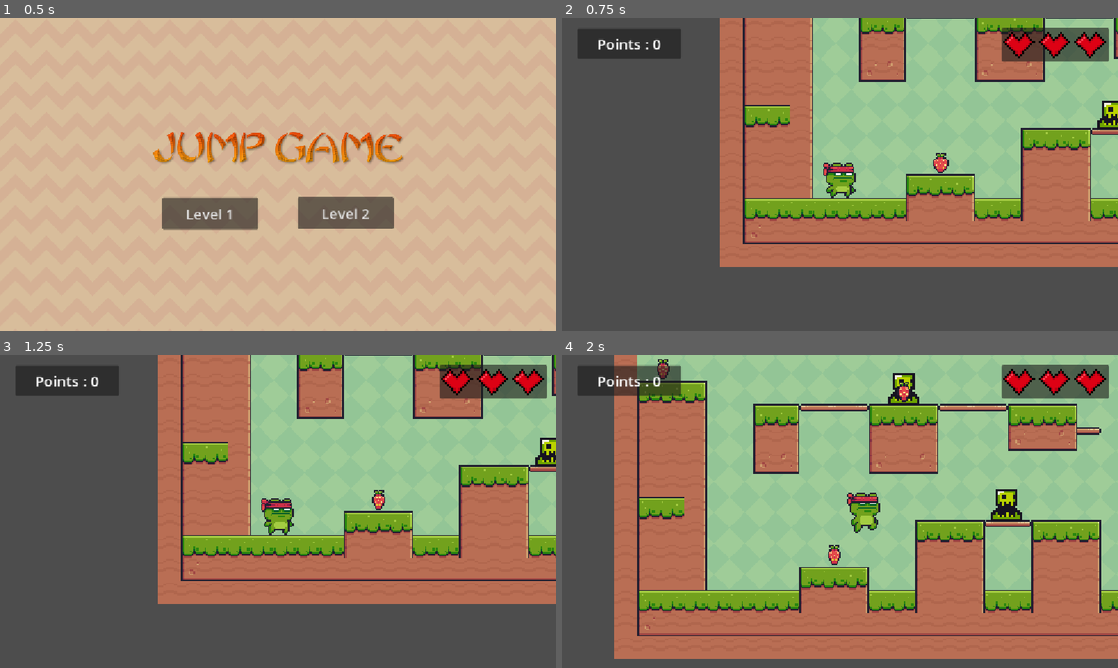
Above: before the commit, frames 1-4 (two rows, left to right).
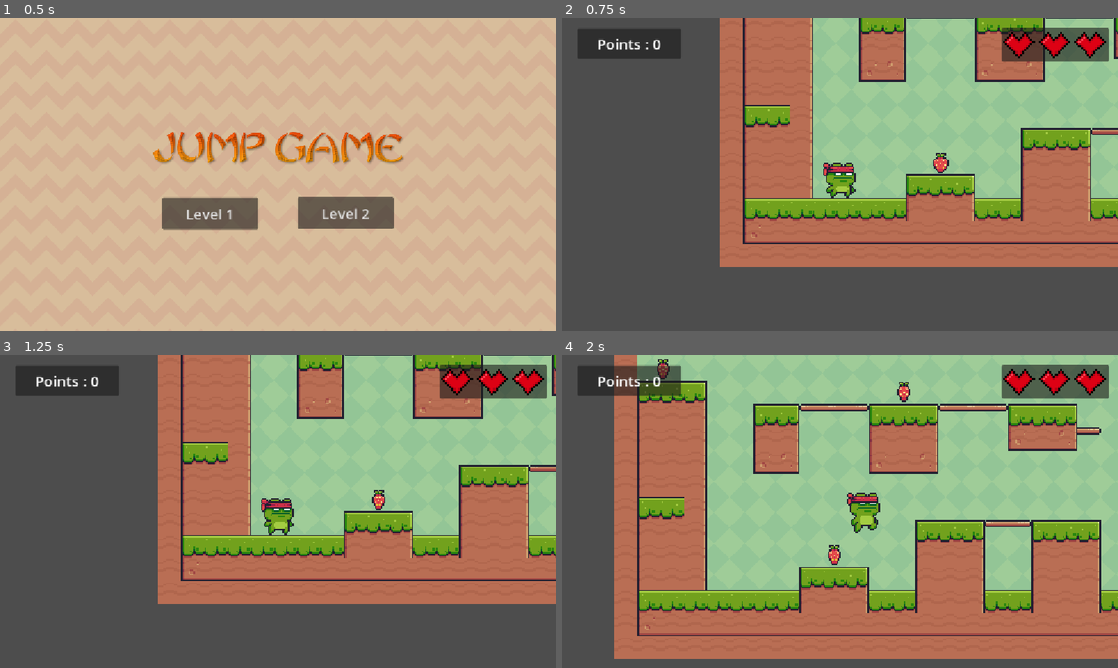
Above: after the commit, the same moments.

Repository: AbbYassine/My_Second
Game: Godot game, scene res://scenes/main_menu.tscn
Same seed, same stepped clock (60 frames per second), same inputs: the game is played once before the commit and once after it.
Inputs:
- Up to frame 1 (0.5 s): no input
- Up to frame 2 (0.75 s): click "Level 1" at 0.5 s
- Up to frame 3 (1.25 s): no input
- Up to frame 4 (2 s): hold D (move_right) from 1.28 s (still down); tap Space (jump) at 1.52 s

Frame 1 is identical in both runs. In frame 2, 0.3% of the frame differs, in the area x 96-100%, y 26-36%; in frame 3, 0.3%; in frame 4, 0.7%, in the area x 58-83%, y 5-53%.

Commit message:
added a way to kill the slimes but then destroyed them
Fuck ts

Diff:
--- a/scenes/kill_zone.tscn
+++ b/scenes/kill_zone.tscn
@@ -1,10 +1,24 @@
 [gd_scene format=3 uid="uid://qaowblj2g3dh"]
 
-[ext_resource type="Script" uid="uid://bn5reemrb5t05" path="res://scripts/area_2d.gd" id="1_kebdr"]
+[sub_resource type="GDScript" id="GDScript_5csqv"]
+script/source = "extends Area2D
+
+@onready var timer: Timer = $Timer
+
+
+
+func _on_body_entered(body: Node2D) -> void:
+	print(\"You have died\")
+	timer.start()
+
+
+func _on_timer_timeout() -> void:
+	get_tree().reload_current_scene()
+"
 
 [node name="killZone" type="Area2D" unique_id=1127226179]
 collision_mask = 2
-script = ExtResource("1_kebdr")
+script = SubResource("GDScript_5csqv")
 
 [node name="Timer" type="Timer" parent="." unique_id=212214945]
 wait_time = 0.6
--- a/scenes/level1.tscn
+++ b/scenes/level1.tscn
@@ -10,7 +10,6 @@
 [ext_resource type="PackedScene" uid="uid://c30n1oe87vte3" path="res://scenes/end_tropphy.tscn" id="8_i8kv5"]
 [ext_resource type="PackedScene" uid="uid://b2o1nnd6qqc7g" path="res://scenes/level2.tscn" id="9_conm7"]
 [ext_resource type="Texture2D" uid="uid://c3jw1560vq60r" path="res://assets/Other/Heart.png" id="10_d3jkd"]
-[ext_resource type="PackedScene" uid="uid://dur17wdst37vx" path="res://scenes/slime.tscn" id="11_u3awl"]
 
 [sub_resource type="TileSetAtlasSource" id="TileSetAtlasSource_sugp2"]
 texture = ExtResource("3_d3jkd")
@@ -309,17 +308,6 @@
 position_smoothing_enabled = true
 position_smoothing_speed = 7.0
 
-[node name="Slimes" type="Node" parent="SceneObjects" unique_id=577688205]
-
-[node name="Slime" parent="SceneObjects/Slimes" unique_id=929235427 instance=ExtResource("11_u3awl")]
-position = Vector2(766, 380)
-
-[node name="Slime2" parent="SceneObjects/Slimes" unique_id=1528648391 instance=ExtResource("11_u3awl")]
-position = Vector2(553, 140)
-
-[node name="Slime3" parent="SceneObjects/Slimes" unique_id=407907056 instance=ExtResource("11_u3awl")]
-position = Vector2(1793, 91)
-
 [node name="collectables" type="Node" parent="SceneObjects" unique_id=1688253590]
 
 [node name="StrawBerrie" parent="SceneObjects/collectables" unique_id=620352565 instance=ExtResource("5_2ku1j")]
--- a/scenes/slime.tscn
+++ b/scenes/slime.tscn
@@ -1,7 +1,7 @@
 [gd_scene format=3 uid="uid://dur17wdst37vx"]
 
 [ext_resource type="Texture2D" uid="uid://cpt6huwi0vs76" path="res://assets/Other/slime_green.png" id="1_371uh"]
-[ext_resource type="Script" uid="uid://kblor4o3nuua" path="res://scripts/ennemies_kill_zone.gd" id="2_p2gj0"]
+[ext_resource type="Script" uid="uid://owo0rv68du44" path="res://scripts/slime.gd" id="1_p2gj0"]
 
 [sub_resource type="AtlasTexture" id="AtlasTexture_p2gj0"]
 atlas = ExtResource("1_371uh")
@@ -39,14 +39,11 @@
 "speed": 7.0
 }]
 
-[sub_resource type="RectangleShape2D" id="RectangleShape2D_gstla"]
-size = Vector2(23, 33)
-
 [sub_resource type="RectangleShape2D" id="RectangleShape2D_n6pvg"]
 size = Vector2(30, 36)
 
-[node name="Slime" type="CharacterBody2D" unique_id=297487336]
-scale = Vector2(1.5, 1.5)
+[node name="Slime" type="Node" unique_id=364290294]
+script = ExtResource("1_p2gj0")
 
 [node name="AnimatedSprite2D" type="AnimatedSprite2D" parent="." unique_id=500973075]
 texture_filter = 1
@@ -55,16 +52,11 @@
 autoplay = "default"
 frame_progress = 0.8252166
 
-[node name="CollisionShape2D" type="CollisionShape2D" parent="." unique_id=1932104994]
-position = Vector2(-0.5, 19.5)
-shape = SubResource("RectangleShape2D_gstla")
-
 [node name="ennemies_KillZone" type="Area2D" parent="." unique_id=1676297701]
 collision_mask = 2
-script = ExtResource("2_p2gj0")
 
-[node name="CollisionShape2D" type="CollisionShape2D" parent="ennemies_KillZone" unique_id=718035570]
+[node name="death ennemy" type="CollisionShape2D" parent="ennemies_KillZone" unique_id=718035570]
 position = Vector2(-0.3333335, 18)
 shape = SubResource("RectangleShape2D_n6pvg")
 
-[connection signal="body_entered" from="ennemies_KillZone" to="ennemies_KillZone" method="_on_body_entered"]
+[connection signal="body_entered" from="ennemies_KillZone" to="." method="_on_ennemies_kill_zone_body_entered"]
--- a/scripts/area_2d.gd
+++ /dev/null
@@ -1,13 +0,0 @@
-extends Area2D
-
-@onready var timer: Timer = $Timer
-
-
-
-func _on_body_entered(body: Node2D) -> void:
-	print("You have died")
-	timer.start()
-
-
-func _on_timer_timeout() -> void:
-	get_tree().reload_current_scene()
--- a/scripts/ennemies_kill_zone.gd
+++ b/scripts/ennemies_kill_zone.gd
@@ -1,8 +1 @@
 extends Area2D
-
-
-
-
-func _on_body_entered(body: Node2D) -> void:
-		var y_delta = position.y - body.position.y
-		print(y_delta)
--- /dev/null
+++ b/scripts/new_gd_script.gd
@@ -0,0 +1,13 @@
+extends CharacterBody2D
+
+
+const SPEED = 300.0
+const JUMP_VELOCITY = -400.0
+
+
+func _physics_process(delta: float) -> void:
+	# Add the gravity.
+	if not is_on_floor():
+		velocity += get_gravity() * delta
+
+	move_and_slide()
--- a/scripts/player.gd
+++ b/scripts/player.gd
@@ -8,6 +8,8 @@
 const wallJumpVelocity = 1000
 
 
+func _ready() -> void:
+	add_to_group("Player")
 
 func _physics_process(delta: float) -> void:
 	var direction := Input.get_axis("move_left", "move_right")
--- /dev/null
+++ b/scripts/slime.gd
@@ -0,0 +1,15 @@
+extends Node
+
+
+# Called when the node enters the scene tree for the first time.
+func _ready() -> void:
+	pass # Replace with function body.
+
+
+# Called every frame. 'delta' is the elapsed time since the previous frame.
+func _process(delta: float) -> void:
+	pass
+
+func _on_ennemies_kill_zone_body_entered(body: Node2D) -> void:
+	if body.is_in_group("Player"):
+		queue_free()
Not shown, removed: scripts/area_2d.gd.uid
Not shown, added: scripts/new_gd_script.gd.uid
Not shown, added: scripts/slime.gd.uid
